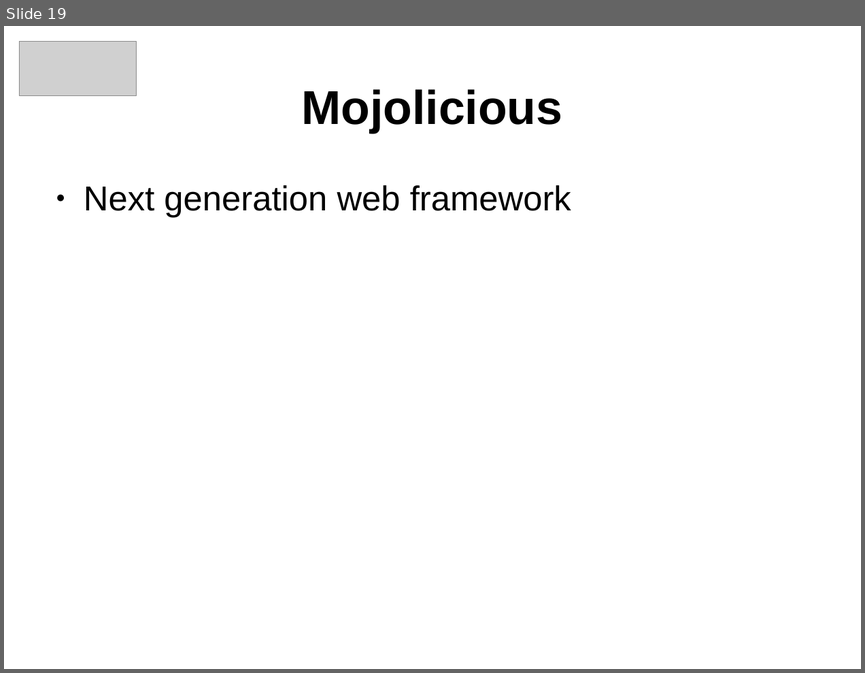
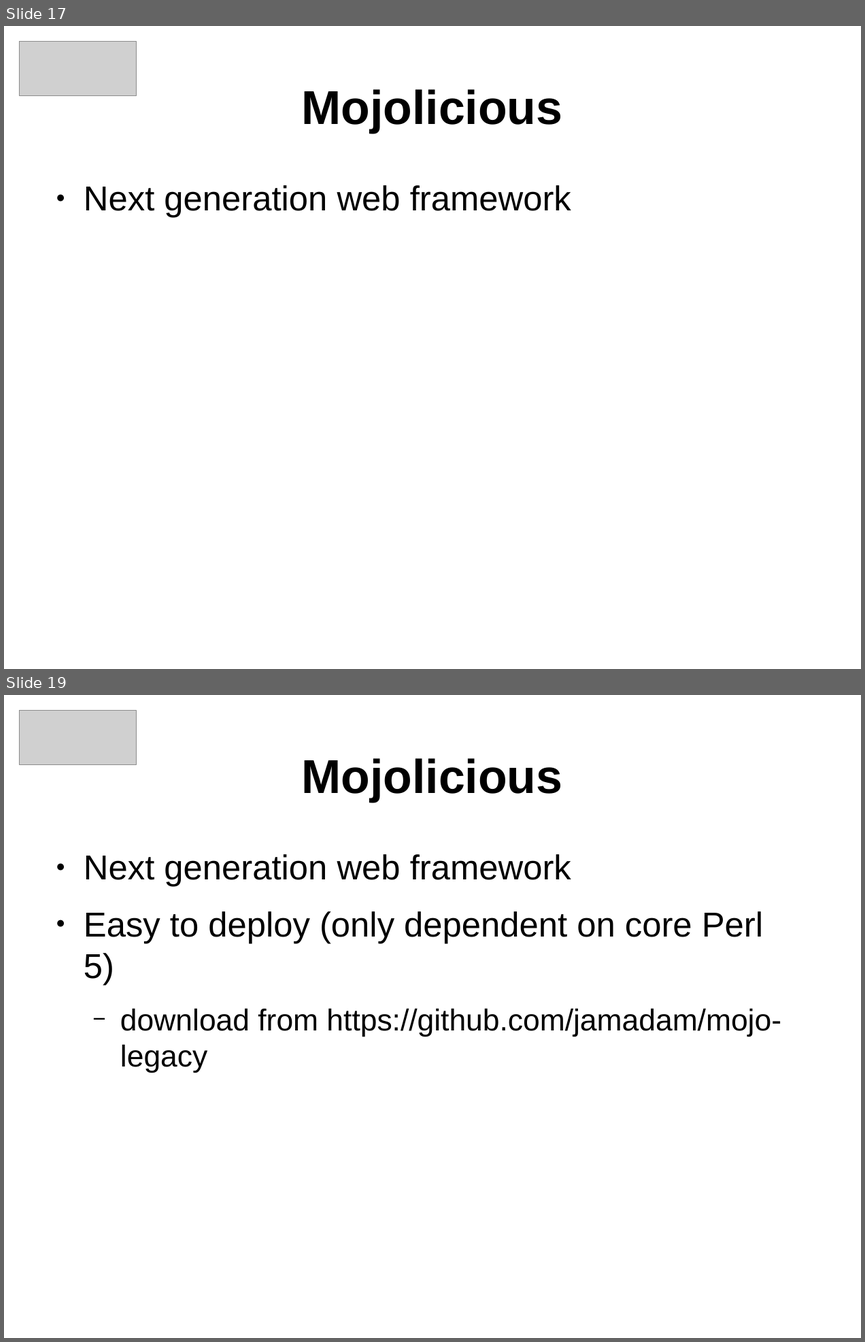
Before and after one commit to arpadszasz/perl-hosting-beginners-talk, a slide deck: clujpm-march2013-talk.odp. Shown one above the other, each under a label of ours: slide 19 before the commit, slides 17 and 19 after it; the slides between them are not shown. The pictures are 865x673 and 865x1342 pixels, drawn with LibreOffice and Linux fonts; fonts in the diff are those of the drawing; grey boxes stand for pictures. Boxes give left, top, right and bottom in pixels: in the first picture for what was removed or moved away, otherwise in the second. Text is boxed around its words. In the diff, an @@ line names an element or a change of style, - is before the commit and + after.

```diff
--- a/clujpm-march2013-talk.odp
+++ b/clujpm-march2013-talk.odp
@@ slide 19 added at [4,695,861,1338], background #FFFFFF @@
@@ picture added at [20,711,136,765] @@
@@ title added at [302,758,563,802], 44 pt, text #000000, bold @@
+Mojolicious
@@ text added at [84,854,781,1073], 32 pt, text #000000 @@
+● Next generation web framework
+● Easy to deploy (only dependent on core Perl 5)
+  − download from https://github.com/jamadam/mojo-legacy
@@ what was slide 19 is now slide 17 @@
```
Also in this commit, not shown: 19 slides changed, 3 other slides added, 2 slides removed, 1 other file.
